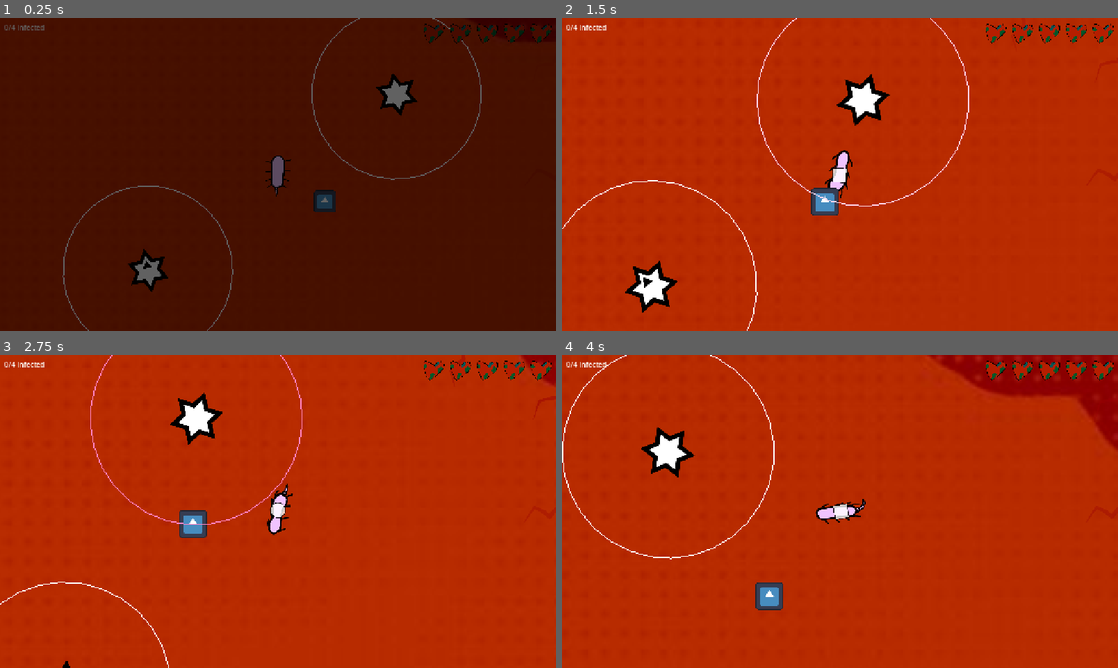
Above: before the commit, frames 1-4 (two rows, left to right).
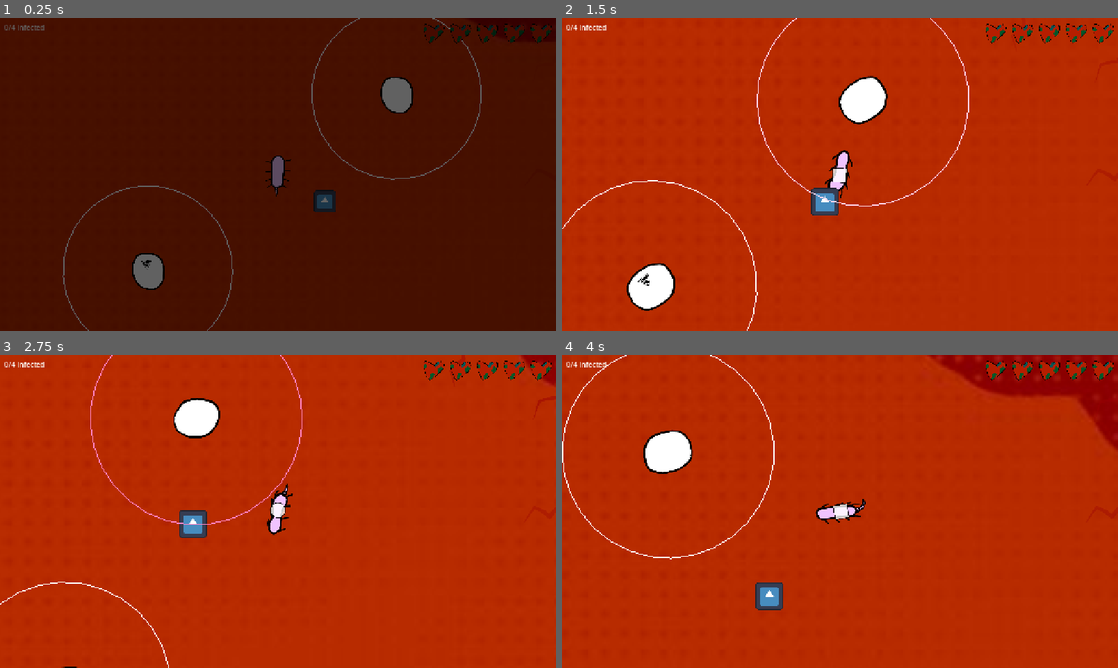
Above: after the commit, the same moments.

Repository: MarkusSecundus/GlobalJam_2026
Game: Godot game, scene res://maps/test_map.tscn
Two runs of this game, one before a commit and one after it. Both use one fixed random seed, a clock stepped at 60 frames per second and the inputs below. The engine's default icon, where the game draws it, is replaced by a stand-in: a white triangle on a blue panel in a dark square. Sound files missing from this copy of the repository are replaced by a short silence.
Inputs:
- Up to frame 1 (0.25 s): no input
- Up to frame 2 (1.5 s): hold D (Right) 0.53-1.28 s; tap 1 (Mask1) at 0.6 s; hold S (Down) from 1.28 s (still down); tap 2 (Mask2) at 1.35 s
- Up to frame 3 (2.75 s): release S (Down) at 2.03 s; hold D (Right) from 2.03 s (still down); tap 3 (Mask3) at 2.1 s
- Up to frame 4 (4 s): release D (Right) at 2.78 s; hold W (Up) 2.78-3.53 s; tap 1 (Mask1) at 2.85 s; hold A (Left) from 3.53 s (still down); tap 2 (Mask2) at 3.6 s

The runs differ from the first frame. In frame 1, 0.7% of the frame differs, in the area x 23-75%, y 17-88%; in frame 2, 1.4%, in the area x 11-59%, y 17-95%; in frame 3, 0.6%; in frame 4, 0.7%.

Commit message:
use new images for enemy

Diff:
--- a/prefabs/enemy.tscn
+++ b/prefabs/enemy.tscn
@@ -1,16 +1,104 @@
 [gd_scene format=3 uid="uid://du722lvirlpxx"]
 
-[ext_resource type="Texture2D" uid="uid://dr2gsp80w8uej" path="res://textures/temp_enemy.png" id="1_6n8dw"]
 [ext_resource type="Script" uid="uid://dd00nopoponf4" path="res://prefabs/enemy.gd" id="1_yfjof"]
-[ext_resource type="Texture2D" uid="uid://crxtiydnmxxng" path="res://textures/temp_tri.png" id="3_aivmq"]
-[ext_resource type="Texture2D" uid="uid://cfjuiuf6v6hjy" path="res://textures/temp_square.png" id="4_qnk7q"]
-[ext_resource type="Texture2D" uid="uid://g14asynakv05" path="res://textures/temp_circle.png" id="5_2nw32"]
+[ext_resource type="Texture2D" uid="uid://bmlf54mar50os" path="res://textures/enemy.png" id="2_aivmq"]
+[ext_resource type="Texture2D" uid="uid://bfd831urwqje0" path="res://textures/type_triangle.png" id="3_aivmq"]
+[ext_resource type="Texture2D" uid="uid://bp23m5awjgfqp" path="res://textures/type_square.png" id="4_qnk7q"]
+[ext_resource type="Texture2D" uid="uid://cripm7ucxmj4i" path="res://textures/type_circle.png" id="5_2nw32"]
+
+[sub_resource type="AtlasTexture" id="AtlasTexture_qnk7q"]
+atlas = ExtResource("2_aivmq")
+region = Rect2(0, 0, 256, 256)
+
+[sub_resource type="AtlasTexture" id="AtlasTexture_2nw32"]
+atlas = ExtResource("2_aivmq")
+region = Rect2(256, 0, 256, 256)
+
+[sub_resource type="AtlasTexture" id="AtlasTexture_u6on0"]
+atlas = ExtResource("2_aivmq")
+region = Rect2(512, 0, 256, 256)
+
+[sub_resource type="AtlasTexture" id="AtlasTexture_ikd5g"]
+atlas = ExtResource("2_aivmq")
+region = Rect2(768, 0, 256, 256)
+
+[sub_resource type="AtlasTexture" id="AtlasTexture_geowp"]
+atlas = ExtResource("2_aivmq")
+region = Rect2(0, 256, 256, 256)
+
+[sub_resource type="AtlasTexture" id="AtlasTexture_rnd4m"]
+atlas = ExtResource("2_aivmq")
+region = Rect2(256, 256, 256, 256)
+
+[sub_resource type="AtlasTexture" id="AtlasTexture_xkwav"]
+atlas = ExtResource("2_aivmq")
+region = Rect2(512, 256, 256, 256)
+
+[sub_resource type="AtlasTexture" id="AtlasTexture_8drnm"]
+atlas = ExtResource("2_aivmq")
+region = Rect2(768, 256, 256, 256)
+
+[sub_resource type="AtlasTexture" id="AtlasTexture_hoy00"]
+atlas = ExtResource("2_aivmq")
+region = Rect2(0, 512, 256, 256)
+
+[sub_resource type="AtlasTexture" id="AtlasTexture_5n6jt"]
+atlas = ExtResource("2_aivmq")
+region = Rect2(256, 512, 256, 256)
+
+[sub_resource type="AtlasTexture" id="AtlasTexture_d5xr2"]
+atlas = ExtResource("2_aivmq")
+region = Rect2(512, 512, 256, 256)
+
+[sub_resource type="AtlasTexture" id="AtlasTexture_uj1x0"]
+atlas = ExtResource("2_aivmq")
+region = Rect2(768, 512, 256, 256)
+
+[sub_resource type="AtlasTexture" id="AtlasTexture_2rulf"]
+atlas = ExtResource("2_aivmq")
+region = Rect2(0, 768, 256, 256)
 
 [sub_resource type="SpriteFrames" id="SpriteFrames_yfjof"]
 animations = [{
 "frames": [{
 "duration": 1.0,
-"texture": ExtResource("1_6n8dw")
+"texture": SubResource("AtlasTexture_qnk7q")
+}, {
+"duration": 1.0,
+"texture": SubResource("AtlasTexture_2nw32")
+}, {
+"duration": 1.0,
+"texture": SubResource("AtlasTexture_u6on0")
+}, {
+"duration": 1.0,
+"texture": SubResource("AtlasTexture_ikd5g")
+}, {
+"duration": 1.0,
+"texture": SubResource("AtlasTexture_geowp")
+}, {
+"duration": 1.0,
+"texture": SubResource("AtlasTexture_rnd4m")
+}, {
+"duration": 1.0,
+"texture": SubResource("AtlasTexture_xkwav")
+}, {
+"duration": 1.0,
+"texture": SubResource("AtlasTexture_8drnm")
+}, {
+"duration": 1.0,
+"texture": SubResource("AtlasTexture_hoy00")
+}, {
+"duration": 1.0,
+"texture": SubResource("AtlasTexture_5n6jt")
+}, {
+"duration": 1.0,
+"texture": SubResource("AtlasTexture_d5xr2")
+}, {
+"duration": 1.0,
+"texture": SubResource("AtlasTexture_uj1x0")
+}, {
+"duration": 1.0,
+"texture": SubResource("AtlasTexture_2rulf")
 }],
 "loop": true,
 "name": &"default",
@@ -22,6 +110,93 @@
 
 [sub_resource type="CircleShape2D" id="CircleShape2D_6n8dw"]
 radius = 488.12396
+
+[sub_resource type="AtlasTexture" id="AtlasTexture_aorgn"]
+atlas = ExtResource("3_aivmq")
+region = Rect2(0, 0, 64, 64)
+
+[sub_resource type="AtlasTexture" id="AtlasTexture_p7wsu"]
+atlas = ExtResource("3_aivmq")
+region = Rect2(64, 0, 64, 64)
+
+[sub_resource type="AtlasTexture" id="AtlasTexture_1rg3v"]
+atlas = ExtResource("3_aivmq")
+region = Rect2(0, 64, 64, 64)
+
+[sub_resource type="SpriteFrames" id="SpriteFrames_cfq72"]
+animations = [{
+"frames": [{
+"duration": 1.0,
+"texture": SubResource("AtlasTexture_aorgn")
+}, {
+"duration": 1.0,
+"texture": SubResource("AtlasTexture_p7wsu")
+}, {
+"duration": 1.0,
+"texture": SubResource("AtlasTexture_1rg3v")
+}],
+"loop": true,
+"name": &"default",
+"speed": 5.0
+}]
+
+[sub_resource type="AtlasTexture" id="AtlasTexture_6pfhn"]
+atlas = ExtResource("4_qnk7q")
+region = Rect2(0, 0, 64, 64)
+
+[sub_resource type="AtlasTexture" id="AtlasTexture_bvcau"]
+atlas = ExtResource("4_qnk7q")
+region = Rect2(64, 0, 64, 64)
+
+[sub_resource type="AtlasTexture" id="AtlasTexture_sw4a3"]
+atlas = ExtResource("4_qnk7q")
+region = Rect2(0, 64, 64, 64)
+
+[sub_resource type="SpriteFrames" id="SpriteFrames_r4vfc"]
+animations = [{
+"frames": [{
+"duration": 1.0,
+"texture": SubResource("AtlasTexture_6pfhn")
+}, {
+"duration": 1.0,
+"texture": SubResource("AtlasTexture_bvcau")
+}, {
+"duration": 1.0,
+"texture": SubResource("AtlasTexture_sw4a3")
+}],
+"loop": true,
+"name": &"default",
+"speed": 5.0
+}]
+
+[sub_resource type="AtlasTexture" id="AtlasTexture_p1kra"]
+atlas = ExtResource("5_2nw32")
+region = Rect2(0, 0, 64, 64)
+
+[sub_resource type="AtlasTexture" id="AtlasTexture_5c14n"]
+atlas = ExtResource("5_2nw32")
+region = Rect2(64, 0, 64, 64)
+
+[sub_resource type="AtlasTexture" id="AtlasTexture_pvjvo"]
+atlas = ExtResource("5_2nw32")
+region = Rect2(0, 64, 64, 64)
+
+[sub_resource type="SpriteFrames" id="SpriteFrames_7ajok"]
+animations = [{
+"frames": [{
+"duration": 1.0,
+"texture": SubResource("AtlasTexture_p1kra")
+}, {
+"duration": 1.0,
+"texture": SubResource("AtlasTexture_5c14n")
+}, {
+"duration": 1.0,
+"texture": SubResource("AtlasTexture_pvjvo")
+}],
+"loop": true,
+"name": &"default",
+"speed": 5.0
+}]
 
 [node name="Enemy" type="RigidBody2D" unique_id=829923330]
 contact_monitor = true
@@ -32,6 +207,8 @@
 [node name="AnimatedSprite2D" type="AnimatedSprite2D" parent="." unique_id=721535337]
 scale = Vector2(1.0078125, 1.0078125)
 sprite_frames = SubResource("SpriteFrames_yfjof")
+autoplay = "default"
+frame_progress = 0.09812221
 
 [node name="CollisionShape2D" type="CollisionShape2D" parent="." unique_id=1176176293]
 shape = SubResource("CircleShape2D_ks3ws")
@@ -43,25 +220,20 @@
 
 [node name="ShapeIndicators" type="Node2D" parent="." unique_id=1082216916]
 
-[node name="Tri" type="Sprite2D" parent="ShapeIndicators" unique_id=1393154614]
-modulate = Color(0, 0, 0, 1)
-position = Vector2(-4.7683716e-07, -37)
-scale = Vector2(0.22009565, 0.2200957)
-texture = ExtResource("3_aivmq")
-region_enabled = true
-region_rect = Rect2(8.000015, 3.8146973e-06, 237.59998, 209.59999)
-
-[node name="Square" type="Sprite2D" parent="ShapeIndicators" unique_id=1995006846]
-modulate = Color(0, 0, 0, 1)
-position = Vector2(-22.5, 14.499998)
-scale = Vector2(0.16796875, 0.16796874)
-texture = ExtResource("4_qnk7q")
-
-[node name="Circle" type="Sprite2D" parent="ShapeIndicators" unique_id=480576977]
-modulate = Color(0, 0, 0, 1)
-position = Vector2(25.000002, 14)
-scale = Vector2(0.17187499, 0.17187496)
-texture = ExtResource("5_2nw32")
+[node name="Tri" type="AnimatedSprite2D" parent="ShapeIndicators" unique_id=2039064650]
+position = Vector2(0, -34)
+sprite_frames = SubResource("SpriteFrames_cfq72")
+autoplay = "default"
+
+[node name="Square" type="AnimatedSprite2D" parent="ShapeIndicators" unique_id=1025744116]
+position = Vector2(-32, 24)
+sprite_frames = SubResource("SpriteFrames_r4vfc")
+autoplay = "default"
+
+[node name="Circle" type="AnimatedSprite2D" parent="ShapeIndicators" unique_id=657240448]
+position = Vector2(32, 24)
+sprite_frames = SubResource("SpriteFrames_7ajok")
+autoplay = "default"
 
 [connection signal="body_entered" from="." to="." method="_on_body_entered"]
 [connection signal="body_entered" from="PlayerDetectArea" to="." method="_on_player_detect_area_body_entered"]
